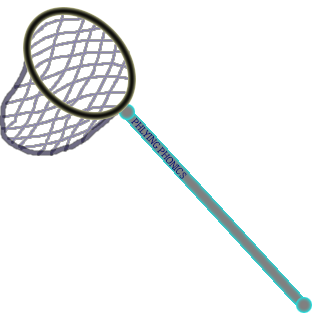
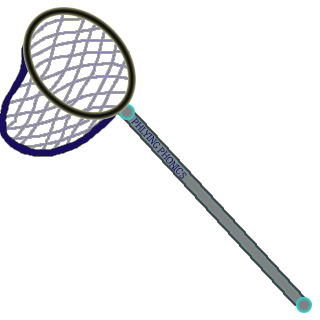
Layered file, before and after one edit (320×320). Changes by layer:
"net outline": opacity 60% → 100%, painted on it over [0, 37, 120, 156]
